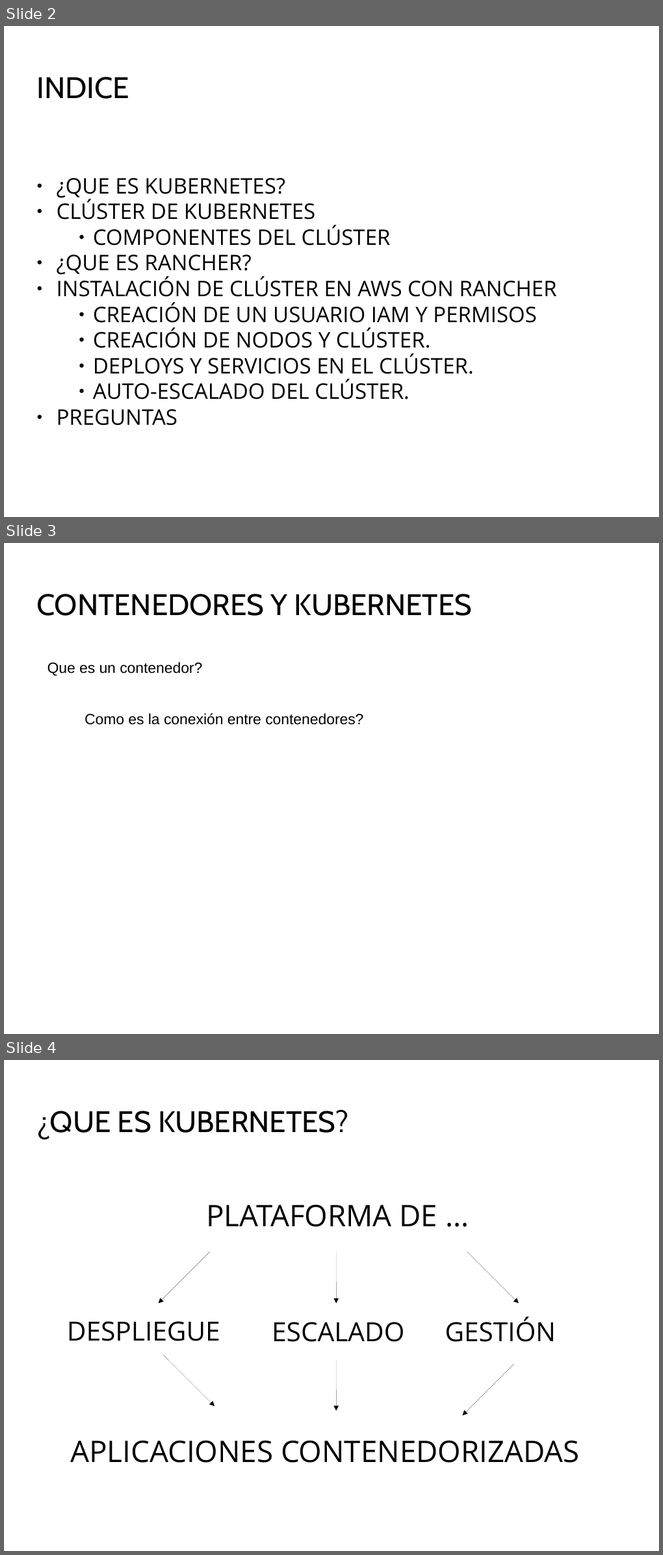
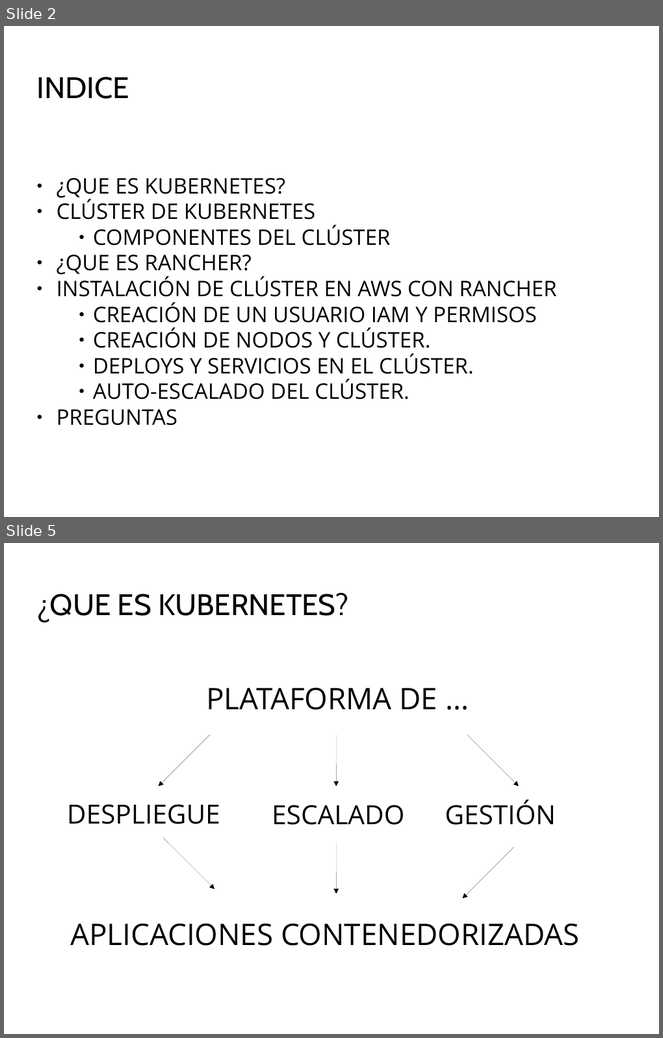
Before and after one commit to Juanjosegongora/kubernetes, a slide deck: proyecto_kubernetes.odp. Shown one above the other, each under a label of ours: slides 2, 3 and 4 before the commit, slides 2 and 5 after it; the slides between them are not shown. The pictures are 663x1555 and 663x1038 pixels, drawn with LibreOffice and Linux fonts; fonts in the diff are those of the drawing; background and template pictures are left out. Boxes give left, top, right and bottom in pixels: in the first picture for what was removed or moved away, otherwise in the second. Text is boxed around its words. In the diff, an @@ line names an element or a change of style, - is before the commit and + after.

```diff
--- a/proyecto_kubernetes.odp
+++ b/proyecto_kubernetes.odp
@@ slide 3 removed at box(4, 543, 659, 1034), background picture (left out) @@
@@ title removed at box(36, 594, 473, 616) @@
-CONTENEDORES Y KUBERNETES
@@ text removed at box(48, 662, 202, 676) @@
-Que es un contenedor?
@@ text removed at box(85, 713, 363, 725) @@
-Como es la conexión entre contenedores?
@@ what was slide 4 is now slide 5 @@
```
Also in this commit, not shown: 8 slides changed, 2 slides added.
